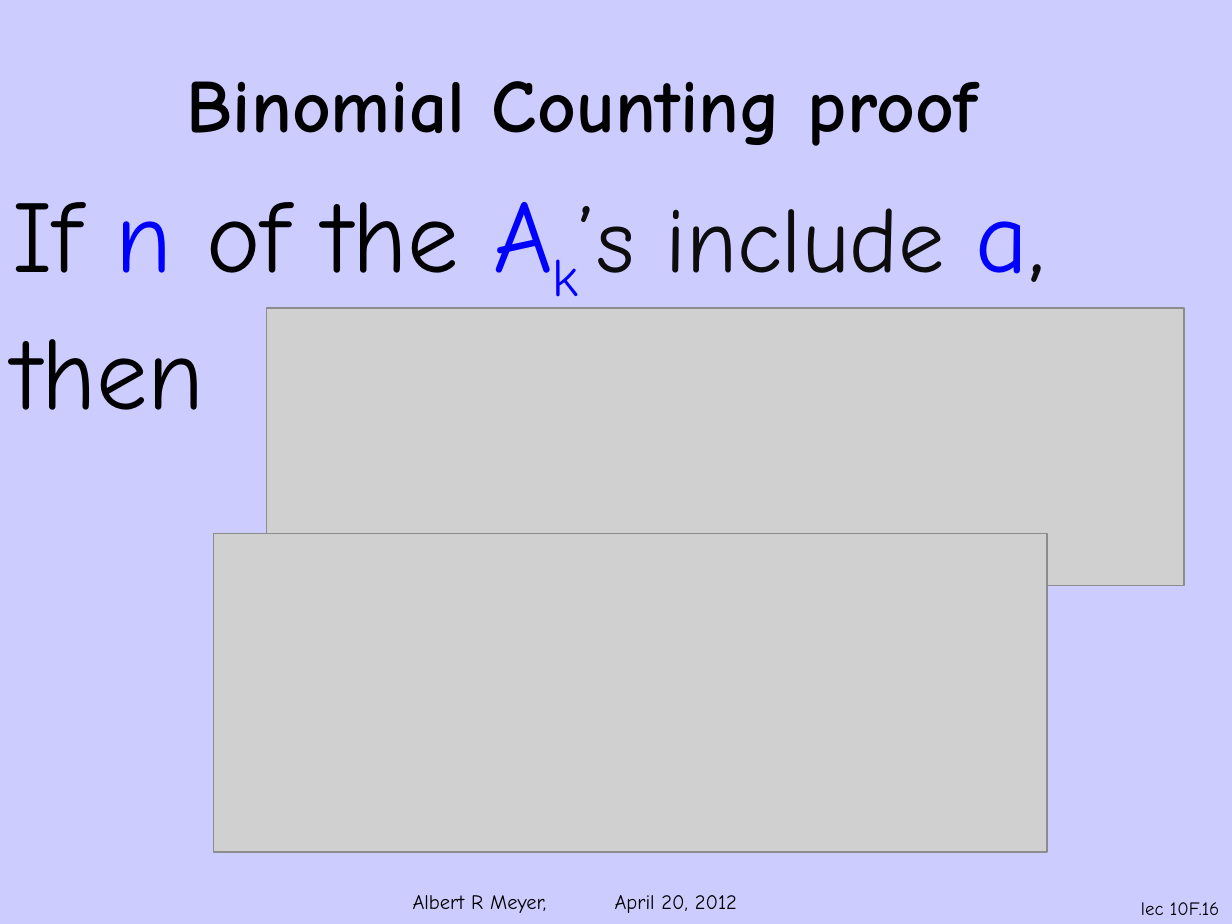
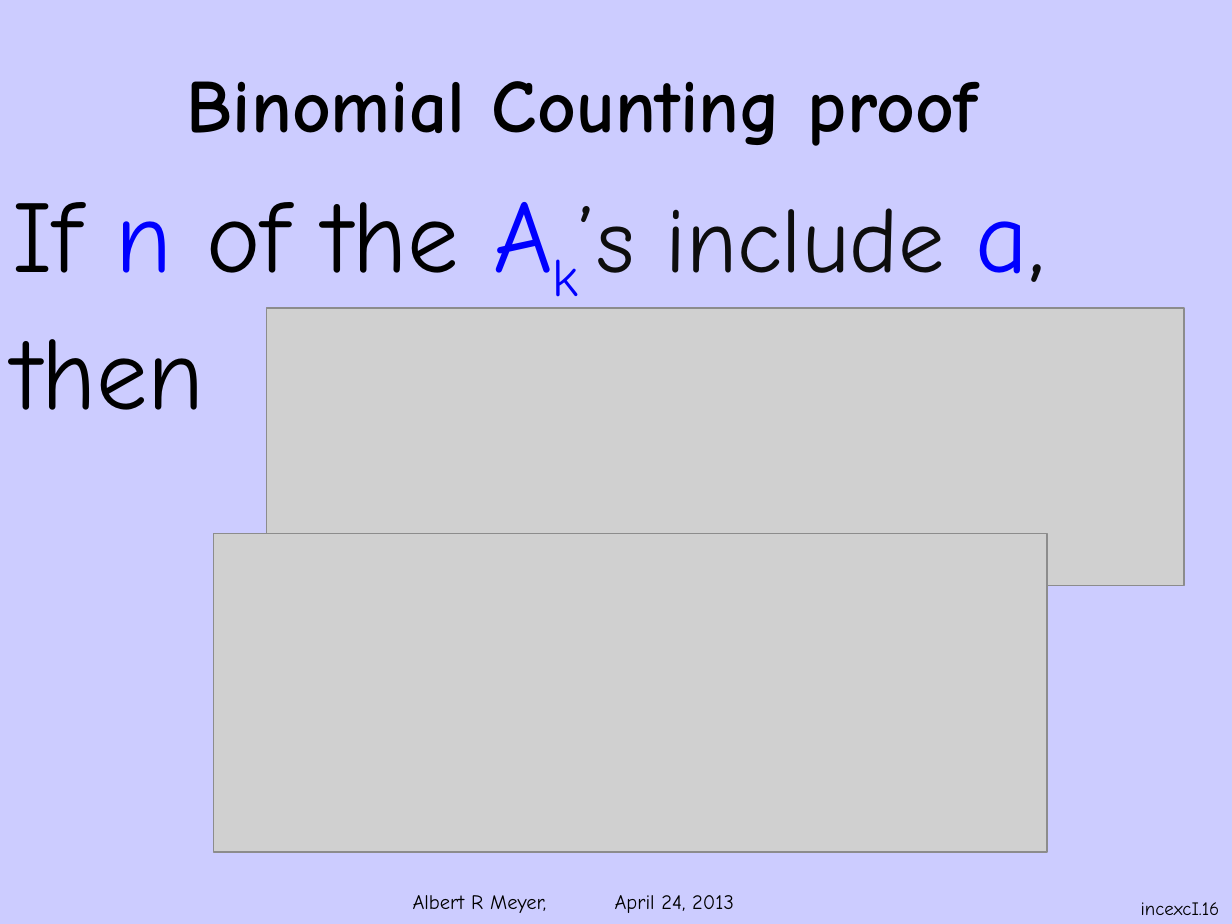
Before and after one commit to armeyer/mcs_web, a slide deck: slide 16 of spring13/slides13/inc-exc.pptx. Drawn at 1232x924 pixels with LibreOffice and Linux fonts; fonts in the diff are those of the drawing; grey boxes stand for pictures; background and template pictures are left out. Boxes give left, top, right and bottom in pixels: in the first picture for what was removed or moved away, otherwise in the second. Text is boxed around its words. In the diff, an @@ line names an element or a change of style, - is before the commit and + after.

Commit message:
add magictrick I&II.pptx, incexc I&II.pptx

```diff
--- a/spring13/slides13/inc-exc.pptx
+++ b/spring13/slides13/inc-exc.pptx
@@ text at [413, 895, 734, 913]: text changed @@
-Albert R Meyer, April 20, 2012
+Albert R Meyer, April 24, 2013
@@ page number at [1141, 902, 1220, 915]: text changed @@
-lec 10F.16
+incexcI.16
```
Also in this commit, not shown: 17 other slides changed, 4 other files.
